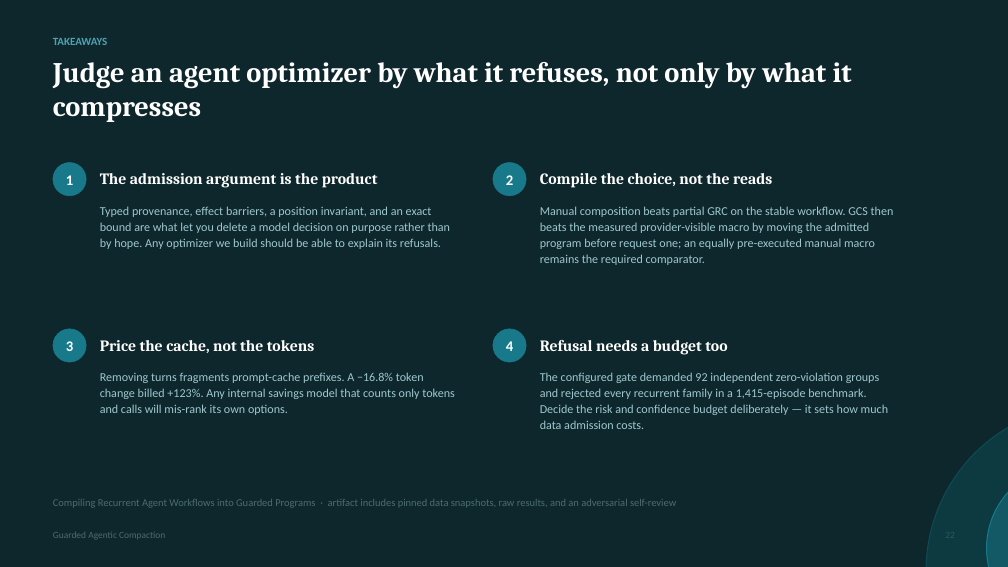
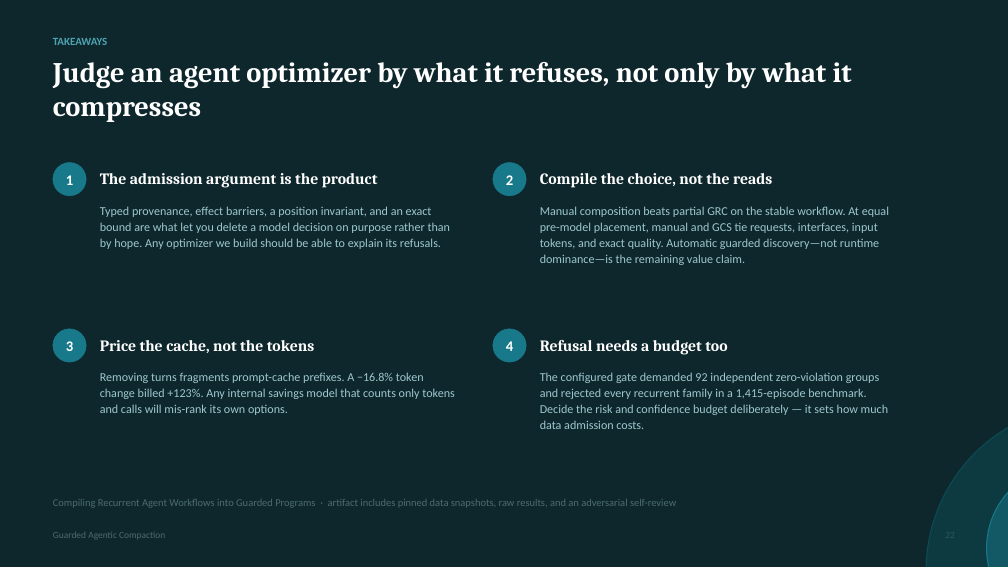
Before and after one commit to rrahimi-uci/guarded-agentic-compaction, a slide deck: slide 22 of paper/slides/compiling-recurrent-agent-workflows-into-guarded-programs-detailed.pptx. Drawn at 1008x567 pixels with LibreOffice and Linux fonts; fonts in the diff are those of the drawing. Boxes give left, top, right and bottom in pixels: in the first picture for what was removed or moved away, otherwise in the second. Text is boxed around its words. In the diff, an @@ line names an element or a change of style, - is before the commit and + after.

Commit message:
feat: add live optimizer and fair macro comparison

```diff
--- a/paper/slides/compiling-recurrent-agent-workflows-into-guarded-programs-detailed.pptx
+++ b/paper/slides/compiling-recurrent-agent-workflows-into-guarded-programs-detailed.pptx
@@ text at <box>540,206,889,265</box>: text changed @@
-Manual composition beats partial GRC on the stable workflow. GCS then beats the measured provider-visible macro by moving the admitted program before request one; an equally pre-executed manual macro remains the required comparator.
+Manual composition beats partial GRC on the stable workflow. At equal pre-model placement, manual and GCS tie requests, interfaces, input tokens, and exact quality. Automatic guarded discovery—not runtime dominance—is the remaining value claim.
```
Also in this commit, not shown: 5 other slides changed, 56 other files.
